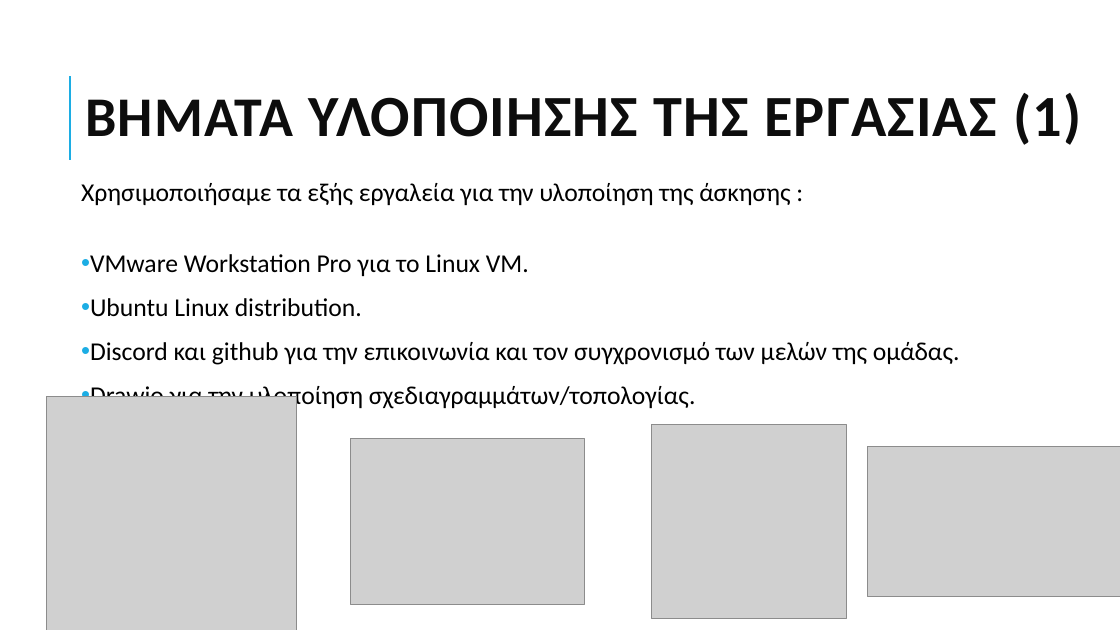
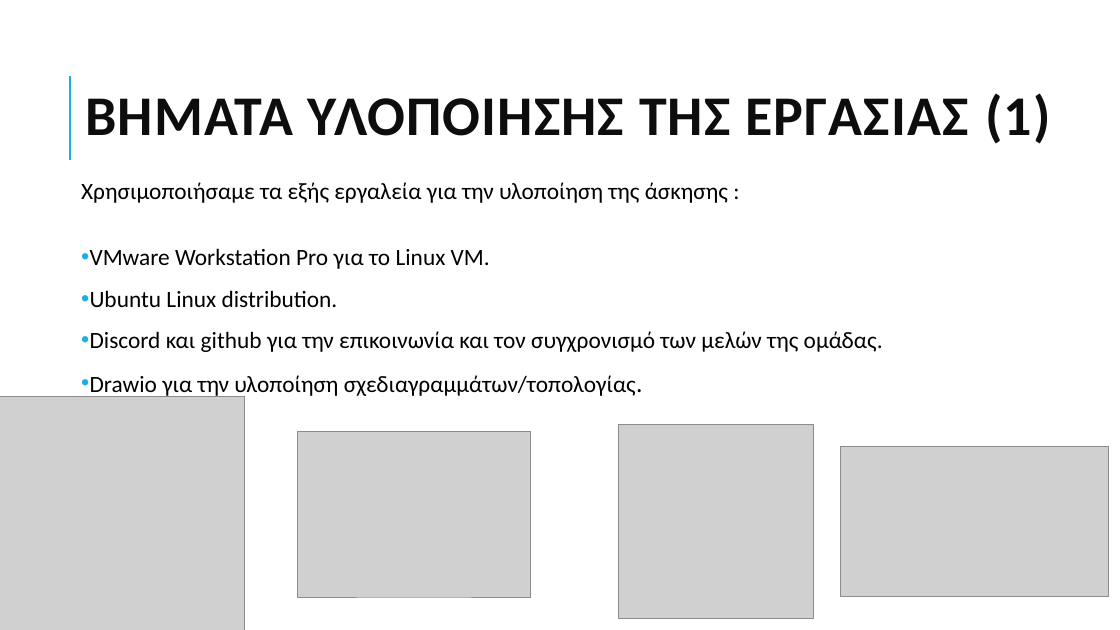
Before and after one commit to grgmyl/Ns3Project, a slide deck: slide 3 of Presentations/Ns-3_presentation_F.pptx (slide 5 before the commit). Drawn at 1120x630 pixels with LibreOffice and Linux fonts; fonts in the diff are those of the drawing; grey boxes stand for pictures. Boxes give left, top, right and bottom in pixels: in the first picture for what was removed or moved away, otherwise in the second. Text is boxed around its words. In the diff, an @@ line names an element or a change of style, - is before the commit and + after.

```diff
--- a/Presentations/Ns-3_presentation_F.pptx
+++ b/Presentations/Ns-3_presentation_F.pptx
@@ title "ΒΗΜΑΤΑ ΥΛΟΠΟΙΗΣΗΣ ΤΗΣ ΕΡΓΑΣΙΑΣ (1)" at (85, 93, 1050, 144): size 50 to 48 pt in "ΥΛΟΠΟΙΗΣΗΣ ΤΗΣ ΕΡΓΑΣΙΑΣ (1)" @@
@@ text "Χρησιμοποιήσαμε τα εξής εργαλεία για ..." at (81, 182, 883, 398): size 22 to 20 pt @@
@@ picture: place and size @@
-picture at (47, 397, 297, 630)
+picture at (0, 397, 245, 630)
@@ picture: place and size @@
-picture at (350, 439, 584, 605)
+picture at (297, 432, 531, 597)
@@ picture: place and size @@
-picture at (652, 424, 847, 619)
+picture at (618, 424, 813, 619)
@@ picture: place and size @@
-picture at (868, 446, 1120, 597)
+picture at (840, 446, 1108, 597)
```
Also in this commit, not shown: 8 other slides changed, 1 slide removed.
